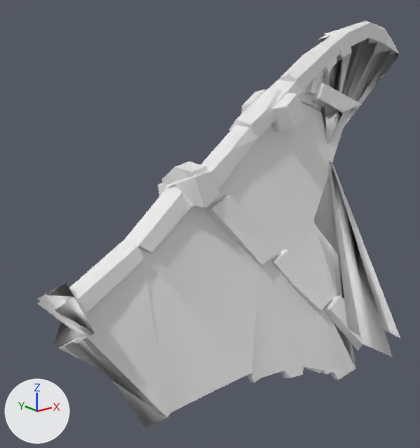
Renders of the OBJ model src/main/resources/assets/kn8/meshes/preondactyl/wing_right.obj from each side of a commit.
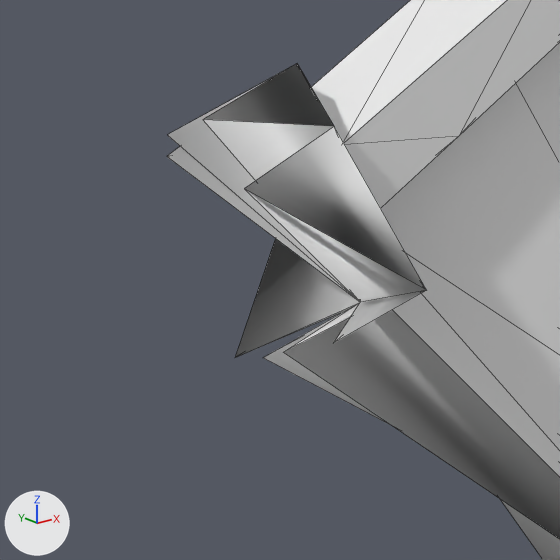
There are two pictures of each version: one whole from a 50 mm lens placed at (-0.504, -2.738, 4.833), pointed at (2.151, 0.581, 3.505), one close up on the part from 0% to 30% of the width and 60% to 88% of the height. Every picture has the same lights, and +X, +Y and +Z are marked at lower left. The older version's two pictures come first. The close-ups show mesh edges as thin lines. Where no turn or scale is listed for an object, it has been applied to the vertices. Vertices at exactly the same position are counted once.

The scene before the commit, as lines of its bpy script (objects in view):
```python
me_wing_right = bpy.data.meshes.new('wing_right')
me_wing_right.from_pydata(...)  # 347 vertices, 690 faces; spans x 0.82..4.13, y -0.31..0.78, z 2.19..5.0
ob_wing_right = bpy.data.objects.new('wing_right', me_wing_right)
ob_wing_right.location = (0.0, 0.0, 0.0)
```
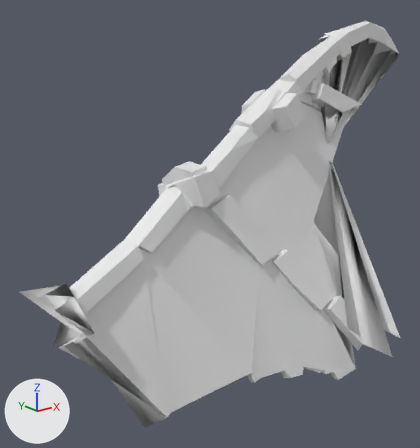
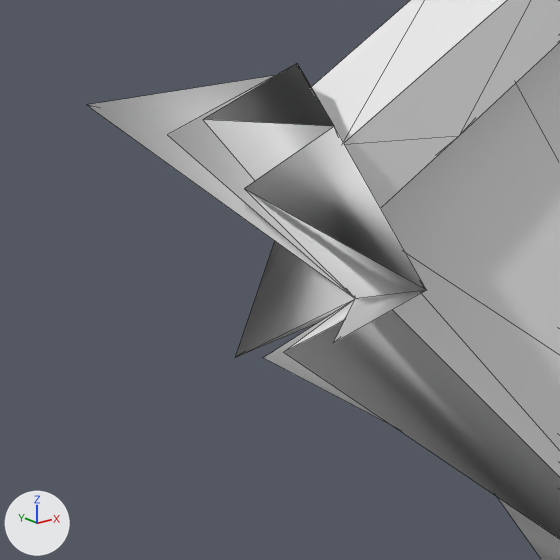
Changed parts and their boxes [x1, y1, x2, y2] in the close-ups (560 x 560 px; the box of a moved part takes in the faces that stretch with it):
```json
{"object": "wing_right", "change": "reshaped", "before": [167, 0, 560, 560], "after": [87, 0, 560, 560]}
{"part": 1, "of": "me_wing_right", "change": "moved or reshaped", "before": [167, 65, 560, 560], "after": [87, 65, 560, 560]}
```

Scene script edits in JSON lines:
```json
{"block": "me_wing_right", "where": "# used by ob_wing_right; location = (0.0, 0.0, 0.0)"}
{"op": "remove", "block": "me_wing_right", "code": "me_wing_right.from_pydata(...)  # 347 vertices, 690 faces; spans x 0.82..4.13, y -0.31..0.78, z 2.19..5.0"}
{"op": "add", "block": "me_wing_right", "code": "me_wing_right.from_pydata(...)  # 347 vertices, 690 faces; spans x 0.8..4.13, y -0.31..1.04, z 2.19..5.0"}
{"block": "me_wing_right", "change": "me_wing_right part 1"}
{"op": "set", "path": "me_wing_right.vertices[343].co", "old": "(0.82, 0.78, 3.16)", "new": "(0.8, 1.04, 3.16)", "note": "pixel (166, 156) -> pixel (86, 104)"}
{"op": "set", "path": "me_wing_right.vertices[346].co", "old": "(1.02, 0.56, 2.94)", "new": "(1.01, 0.58, 2.94)", "note": "pixel (360, 302) -> pixel (355, 298)"}
```
